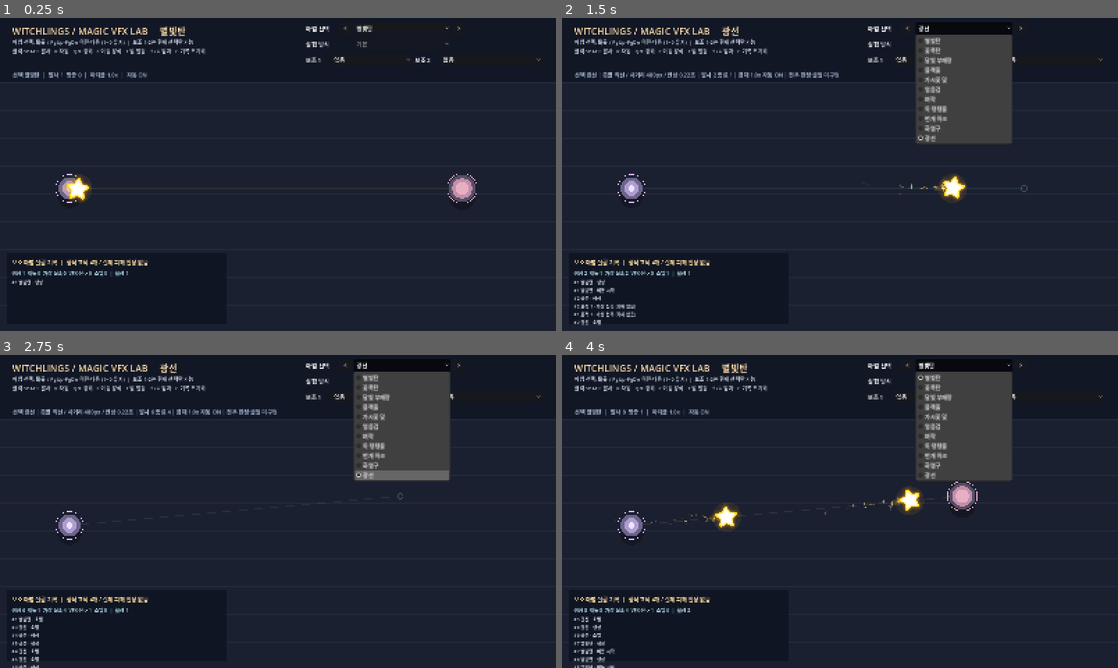
Above: before the commit, frames 1-4 (two rows, left to right).
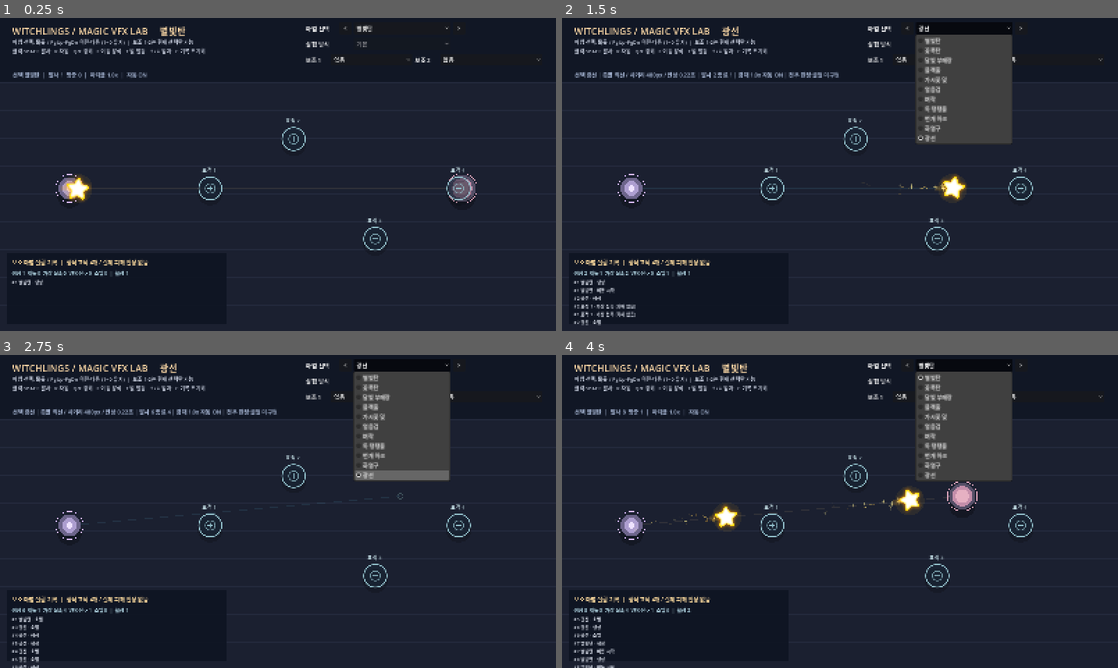
Above: after the commit, the same moments.

Repository: LittleEvasn/Test-Room
Game: Godot game, scene res://scenes/main.tscn
Same seed, same stepped clock (60 frames per second), same inputs: the game is played once before the commit and once after it.
Inputs (mouse positions are in pixels of both pictures, inside the frame that each line leads up to):
- Up to frame 1 (0.25 s): no input
- Up to frame 2 (1.5 s): click "<" at 0.5 s; click "광선" at 1.25 s
- Up to frame 3 (2.75 s): tap Enter at 2 s; move the mouse to (400, 495) at 2.02 s; hold Up from 2.03 s (still down); tap 1 at 2.1 s; click (400, 495) at 2.17 s; tap Space at 2.27 s
- Up to frame 4 (4 s): release Up at 2.75 s; click ">" at 2.75 s; click "별빛탄" at 3.5 s

The runs differ from the first frame. In frame 1, 0.6% of the frame differs, in the area x 35-85%, y 32-75%; in frame 2, 0.4%; in frame 3, 0.4%; in frame 4, 0.4%.

Commit message:
fix(test-room): render dummy targets above arena background

Diff:
--- a/scripts/vfx_test_harness.gd
+++ b/scripts/vfx_test_harness.gd
@@ -25,7 +25,7 @@
 var log_label: Label
 
 func _ready() -> void:
-	z_index = -1
+	z_index = 0 # Draw dummies above the arena background, below projectile children.
 	_create_overlay()
 	queue_redraw()
 
